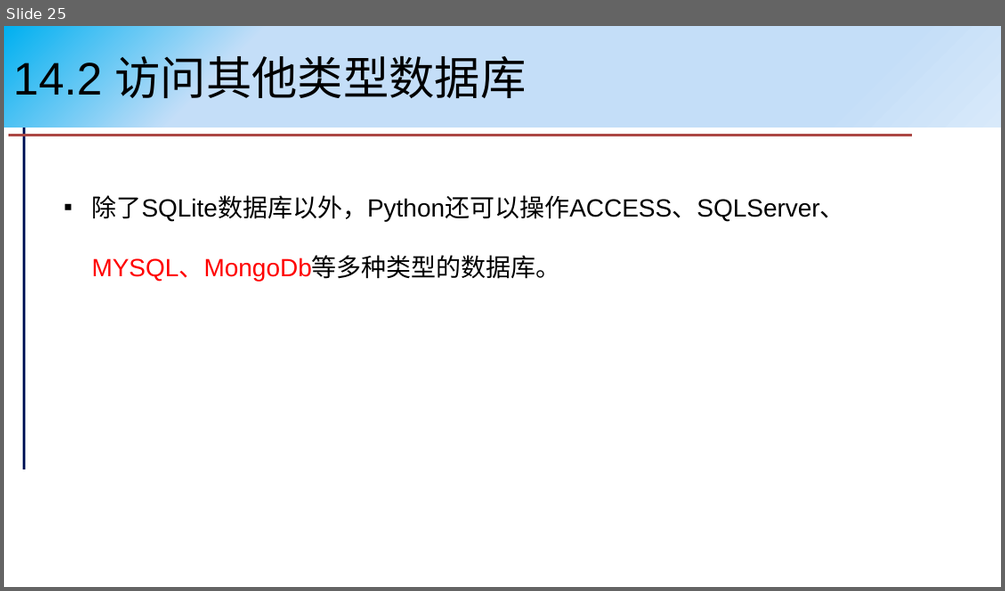
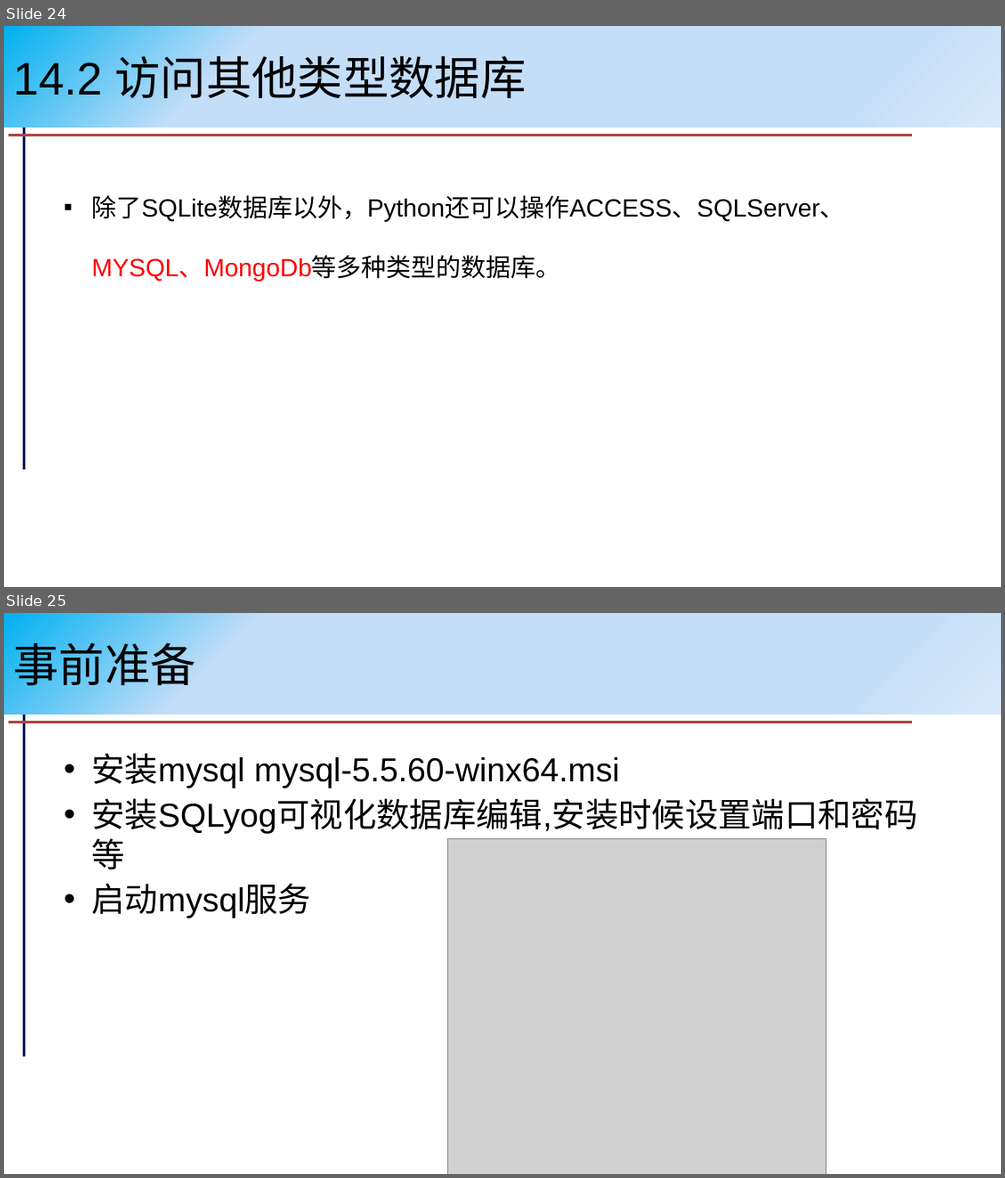
Before and after one commit to pengxj/PythonCourse, a slide deck: slides/第14章 数据库编程.pptx. Shown one above the other, each under a label of ours: slide 25 before the commit, slides 24 and 25 after it. The pictures are 1005x591 and 1005x1178 pixels, drawn with LibreOffice and Linux fonts; fonts in the diff are those of the drawing; grey boxes stand for pictures. Boxes give left, top, right and bottom in pixels: in the first picture for what was removed or moved away, otherwise in the second. Text is boxed around its words. In the diff, an @@ line names an element or a change of style, - is before the commit and + after.

```diff
--- a/slides/第14章 数据库编程.pptx
+++ b/slides/第14章 数据库编程.pptx
@@ slide 25 added at (4, 613, 1001, 1174), background #FFFFFF; not listed: 2 template elements that a slide beside it also shows @@
@@ title added at (4, 613, 1001, 714), fill gradient #00B0F0 to #C4DEF8 to #D8E9FA, 33 pt, text #000000 @@
+事前准备
@@ text added at (92, 753, 918, 918), 24 pt, text #000000 @@
+• 安装mysql mysql-5.5.60-winx64.msi
+• 安装SQLyog可视化数据库编辑,安装时候设置端口和密码等
+• 启动mysql服务
@@ picture added at (447, 838, 825, 1174) @@
@@ what was slide 25 is now slide 24 @@
```
Also in this commit, not shown: 6 slides changed, 1 other slide added, 10 slides removed, 1 other file.
